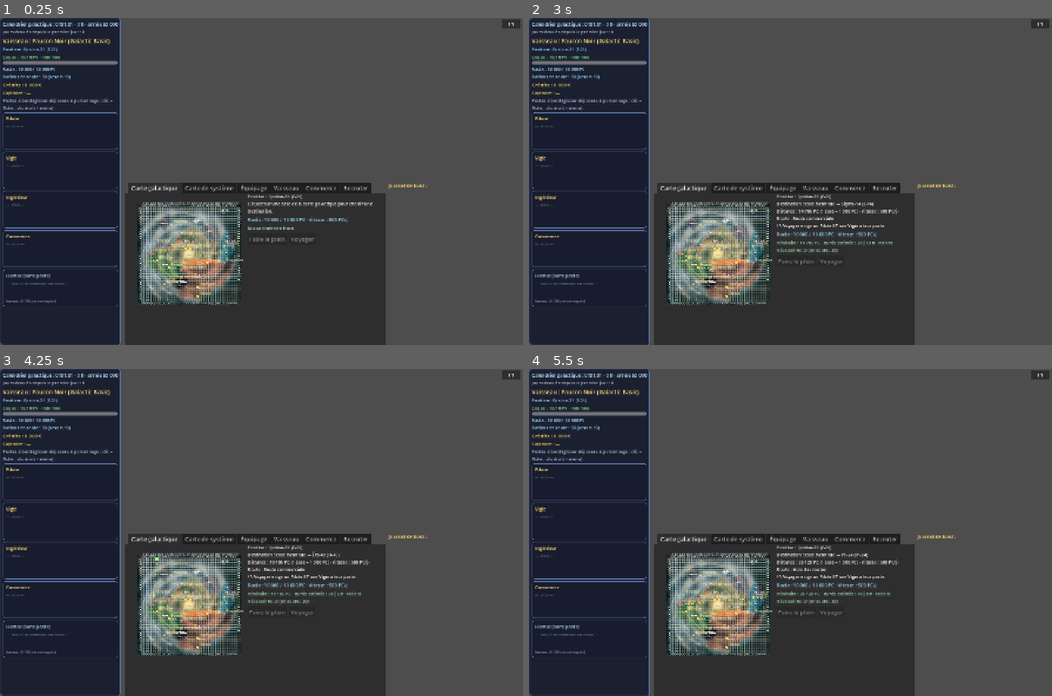
Above: before the commit, frames 1-4 (two rows, left to right).
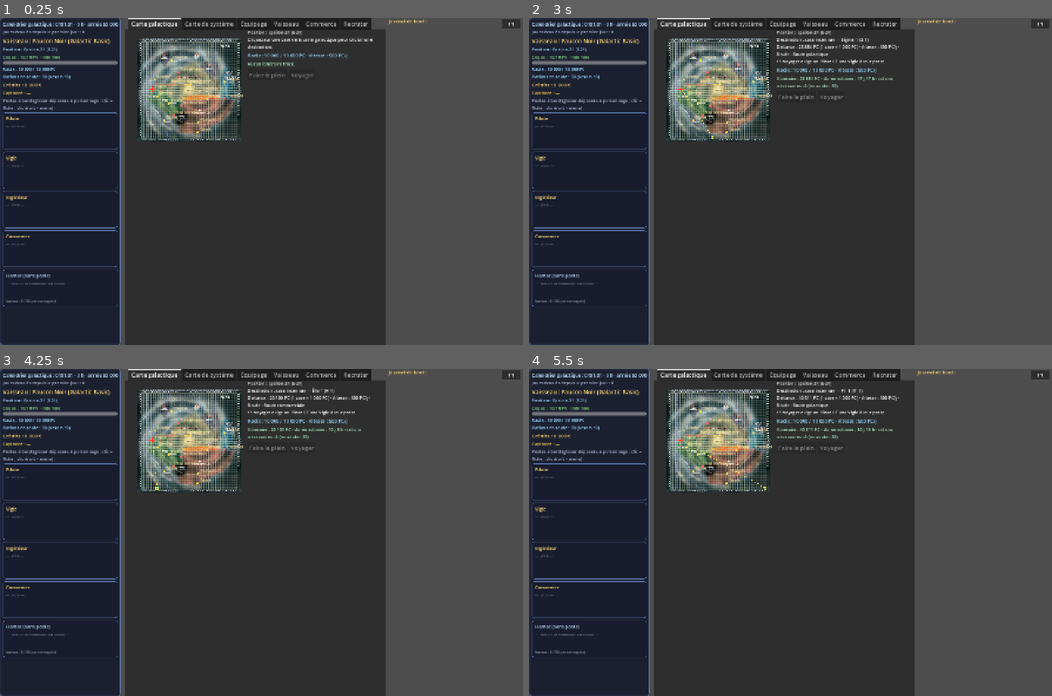
Above: after the commit, the same moments.

Repository: demicercle/space-western
Game: Godot game, scene res://main.tscn
Same seed, same stepped clock (60 frames per second), same inputs: the game is played once before the commit and once after it.
Inputs (mouse positions are in pixels of both pictures, inside the frame that each line leads up to):
- Up to frame 1 (0.25 s): no input
- Up to frame 2 (3 s): click "F1" at 0.5 s; click "F1" at 1.25 s; click "F1" at 2 s; tap Enter at 2.75 s; drag from (712, 269) to (842, 109) at 2.77 s
- Up to frame 3 (4.25 s): tap Space at 3.5 s; drag from (156, 548) to (235, 597) at 3.52 s
- Up to frame 4 (5.5 s): tap Enter at 4.25 s; move the mouse to (842, 460) at 4.27 s; tap 9 at 4.35 s; click (842, 460) at 4.42 s; tap Space at 5 s; drag from (764, 597) to (633, 483) at 5.02 s

The runs differ from the first frame. In frame 1, 30% of the frame differs, in the area x 23-82%, y 0-88%; in frame 2, 30%; in frame 3, 30%; in frame 4, 30%.

Commit message:
Instructions-27 (correction layout) : journal de bord placé tout à droite dans la HBox principale de la HSplit (HSplit = [panneau gauche 300 px, HBox = [colonne centrale TopBar+onglets, panneau journal 370 px]])
Co-authored-by: demicercle <demicercle@users.noreply.github.com>

Diff:
--- a/main.gd
+++ b/main.gd
@@ -254,21 +254,21 @@
 	recruit_panel.recruit_hired.connect(_on_recruit_hired)
 
 func _build_main_layout() -> void:
-	var topbar := tabs.get_parent()
-	var rv := topbar.get_parent()
-	var hb := HBoxContainer.new()
-	hb.add_theme_constant_override("separation", 8)
-	hb.size_flags_horizontal = SIZE_EXPAND_FILL
-	hb.size_flags_vertical = SIZE_EXPAND_FILL
-	rv.add_child(hb)
-	topbar.remove_child(tabs)
-	tabs.size_flags_horizontal = SIZE_EXPAND_FILL
-	tabs.size_flags_vertical = SIZE_EXPAND_FILL
-	hb.add_child(tabs)
+	var hsplit: HSplitContainer = left_vbox.get_parent().get_parent()
+	var rv: VBoxContainer = tabs.get_parent().get_parent()
+	var main_hb := HBoxContainer.new()
+	main_hb.add_theme_constant_override("separation", 8)
+	main_hb.size_flags_horizontal = SIZE_EXPAND_FILL
+	main_hb.size_flags_vertical = SIZE_EXPAND_FILL
+	hsplit.add_child(main_hb)
+	hsplit.remove_child(rv)
+	rv.size_flags_horizontal = SIZE_EXPAND_FILL
+	rv.size_flags_vertical = SIZE_EXPAND_FILL
+	main_hb.add_child(rv)
 	var side := VBoxContainer.new()
 	side.custom_minimum_size = Vector2(370, 0)
 	side.add_theme_constant_override("separation", 4)
-	hb.add_child(side)
+	main_hb.add_child(side)
 	var jh := Label.new()
 	jh.text = "Journal de bord :"
 	jh.add_theme_font_size_override("font_size", 13)
